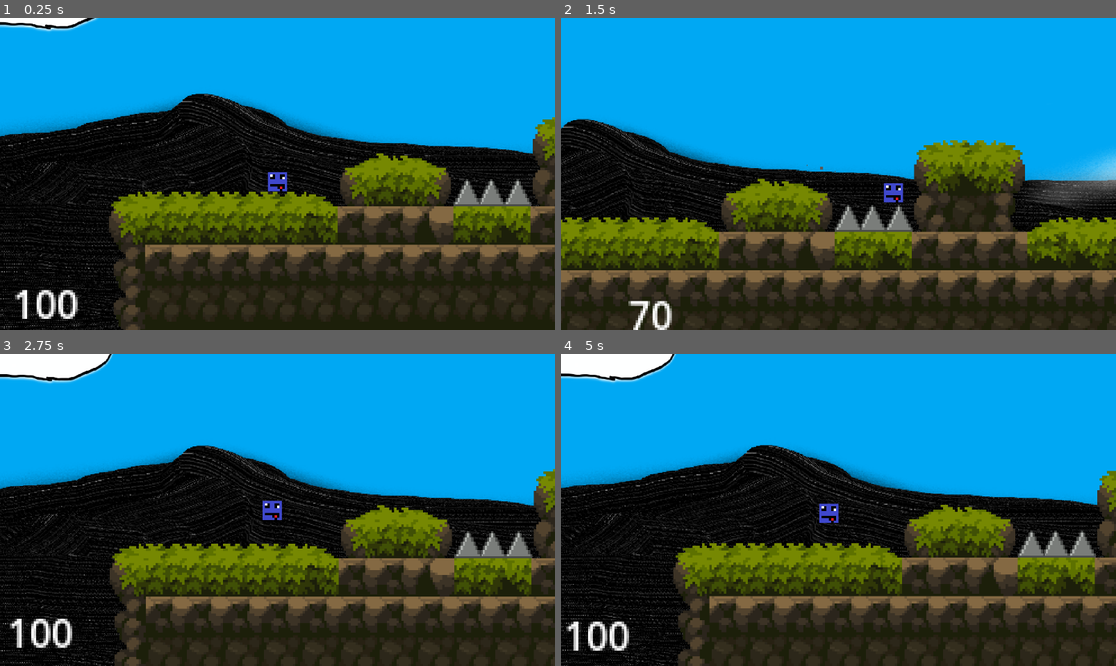
Above: before the commit, frames 1-4 (two rows, left to right).
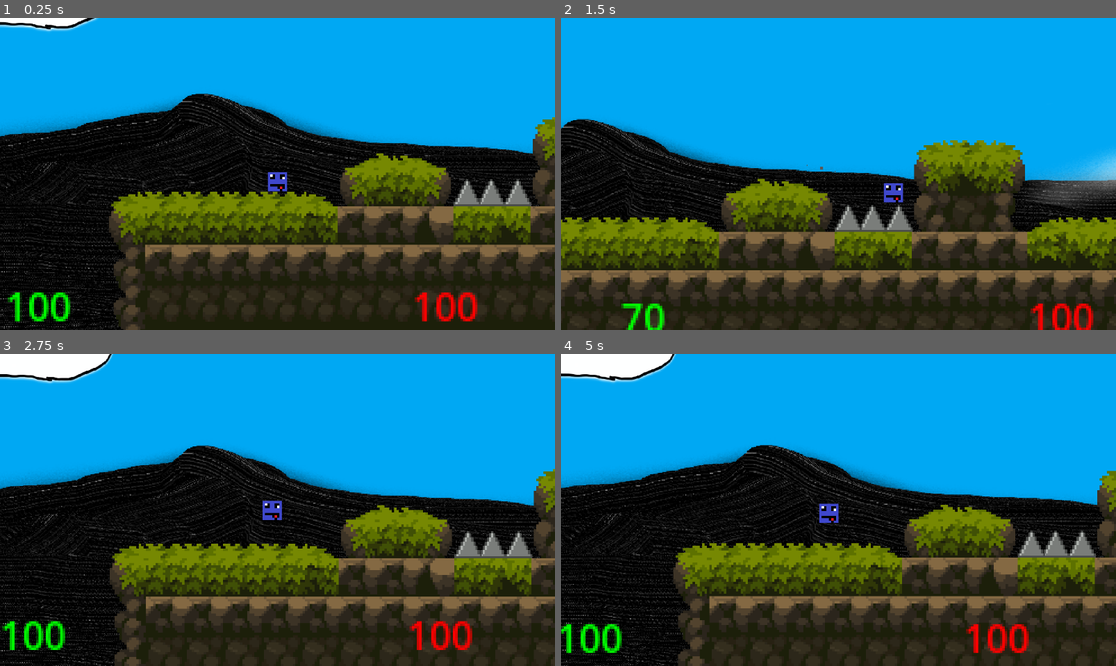
Above: after the commit, the same moments.

Repository: Taphite/Lolli-needus
Game: Godot game, scene res://Stseenid/Maailm.tscn
Same seed, same stepped clock (60 frames per second), same inputs: the game is played once before the commit and once after it.
Inputs:
- Up to frame 1 (0.25 s): no input
- Up to frame 2 (1.5 s): tap Enter (ui_accept) at 0.5, 0.77 s; hold Right (ui_right) from 0.53 s (still down); tap E (attack) at 0.6 s; tap Q (dash) at 1.35 s
- Up to frame 3 (2.75 s): tap Enter (ui_accept) at 1.52 s; release Right (ui_right) at 2.03 s; hold Left (ui_left) from 2.03 s (still down); tap E (attack) at 2.1 s
- Up to frame 4 (5 s): release Left (ui_left) at 2.78 s; hold Right (ui_right) 2.78-4.28 s; tap Q (dash) at 2.85, 4.35 s; tap Enter (ui_accept) at 3.02, 3.77, 4.52 s; tap E (attack) at 3.6 s; hold Left (ui_left) from 4.28 s (still down)

The runs differ from the first frame. In frame 1, 1.6% of the frame differs, in the area x 1-87%, y 87-98%; in frame 2, 1.2%; in frame 3, 1.5%; in frame 4, 1.6%.

Commit message:
vastane teeb haiget elud lisatud

Diff:
--- /dev/null
+++ b/lolli-needus/Skriptid/SV.gd
@@ -0,0 +1,4 @@
+extends Node
+
+
+var player_health = 100
--- a/lolli-needus/Skriptid/character_body_2d.gd
+++ b/lolli-needus/Skriptid/character_body_2d.gd
@@ -42,10 +42,16 @@
 	elif stamina == 0:
 		$Timer.start()
 
+	if Sv.player_health <= 0:
+		Sv.player_health = 100
+		print('you died')
+		get_tree().reload_current_scene()
 
 
 
-	$Camera2D/Label.text = str(round(stamina))
+
+	$Camera2D/stamina.text = str(round(stamina))
+	$Camera2D/health.text = str(round(Sv.player_health))
 
 
 	if Input.is_action_just_pressed("attack") and stamina >= 10:
--- a/lolli-needus/Skriptid/killzone.gd
+++ b/lolli-needus/Skriptid/killzone.gd
@@ -9,6 +9,8 @@
 	timer.start()
 
 
+
 func _on_timer_timeout():
 	Engine.time_scale = 1
+	Sv.player_health = 100
 	get_tree().reload_current_scene()
--- a/lolli-needus/Skriptid/vastane.gd
+++ b/lolli-needus/Skriptid/vastane.gd
@@ -1,6 +1,8 @@
 extends Node2D
 
 const SPEED = 60
+
+
 
 var direction = 1
 @onready var raycastright: RayCast2D = $raycastright
@@ -11,7 +13,18 @@
 func _process(delta: float) -> void:
 	if $raycastright.is_colliding():
 		direction = -1
+		#for body in $raycastright.get_collider():
+		print("kokkupõrge ", $raycastright.get_collider().name )
+		if $raycastright.get_collider().name == "ants" and $enemyatktimer.time_left == 0:
+			Sv.player_health -= 20
+			$enemyatktimer.start()
+
 	if $raycastleft.is_colliding():
 		direction = 1
+		#for body in $raycastleft.get_collider():
+		print("kokkupõrge ", $raycastleft.get_collider().name )
+		if $raycastleft.get_collider().name == "ants" and $enemyatktimer.time_left == 0:
+			Sv.player_health -= 20
+			$enemyatktimer.start()
 
 	position.x += direction * SPEED * delta
--- a/lolli-needus/Stseenid/Ants.tscn
+++ b/lolli-needus/Stseenid/Ants.tscn
@@ -40,12 +40,21 @@
 position_smoothing_enabled = true
 position_smoothing_speed = 7.0
 
-[node name="Label" type="Label" parent="ants/Camera2D"]
-z_index = 10
-offset_left = -110.0
-offset_top = 39.0
-offset_right = -41.0
-offset_bottom = 62.0
+[node name="stamina" type="Label" parent="ants/Camera2D"]
+z_index = 4096
+offset_left = -113.0
+offset_top = 40.0
+offset_right = -44.0
+offset_bottom = 63.0
+theme_override_colors/font_color = Color(0, 1, 0, 1)
+
+[node name="health" type="Label" parent="ants/Camera2D"]
+z_index = 4096
+offset_left = 56.0
+offset_top = 40.0
+offset_right = 113.0
+offset_bottom = 63.0
+theme_override_colors/font_color = Color(1, 0, 0, 1)
 
 [node name="dashtimer" type="Timer" parent="ants"]
 wait_time = 0.3
--- a/lolli-needus/Stseenid/vastaneig.tscn
+++ b/lolli-needus/Stseenid/vastaneig.tscn
@@ -1,25 +1,20 @@
-[gd_scene load_steps=5 format=3 uid="uid://dcgipbgtok6cp"]
+[gd_scene load_steps=3 format=3 uid="uid://dcgipbgtok6cp"]
 
-[ext_resource type="Script" path="res://Skriptid/vastane.gd" id="1_6854h"]
+[ext_resource type="Script" path="res://Skriptid/vastane.gd" id="1_mtx46"]
 [ext_resource type="Texture2D" uid="uid://c4w1k4sqkj0h6" path="res://Pildid/enemy.png" id="1_xgdmd"]
-[ext_resource type="PackedScene" uid="uid://cf2vdw6xxei7v" path="res://Stseenid/killzone.tscn" id="2_1f87v"]
-
-[sub_resource type="RectangleShape2D" id="RectangleShape2D_gr316"]
-size = Vector2(8, 8)
 
 [node name="vastane" type="Node2D"]
-script = ExtResource("1_6854h")
+script = ExtResource("1_mtx46")
 
 [node name="Sprite2D" type="Sprite2D" parent="."]
 texture = ExtResource("1_xgdmd")
 
-[node name="killzone" parent="." instance=ExtResource("2_1f87v")]
-
-[node name="CollisionShape2D" type="CollisionShape2D" parent="killzone"]
-shape = SubResource("RectangleShape2D_gr316")
-
 [node name="raycastright" type="RayCast2D" parent="."]
-target_position = Vector2(7, 0)
+target_position = Vector2(5, 0)
 
 [node name="raycastleft" type="RayCast2D" parent="."]
-target_position = Vector2(-7, 0)
+target_position = Vector2(-5, 0)
+
+[node name="enemyatktimer" type="Timer" parent="."]
+wait_time = 0.1
+one_shot = true
--- a/lolli-needus/project.godot
+++ b/lolli-needus/project.godot
@@ -13,6 +13,10 @@
 config/name="Lolli Needus"
 run/main_scene="res://Stseenid/Maailm.tscn"
 config/features=PackedStringArray("4.3", "Forward Plus")
+
+[autoload]
+
+Sv="*res://Skriptid/SV.gd"
 
 [input]
 
Not shown: 1 places in lolli-needus/Stseenid/Ants.tscn that only renumber resources
